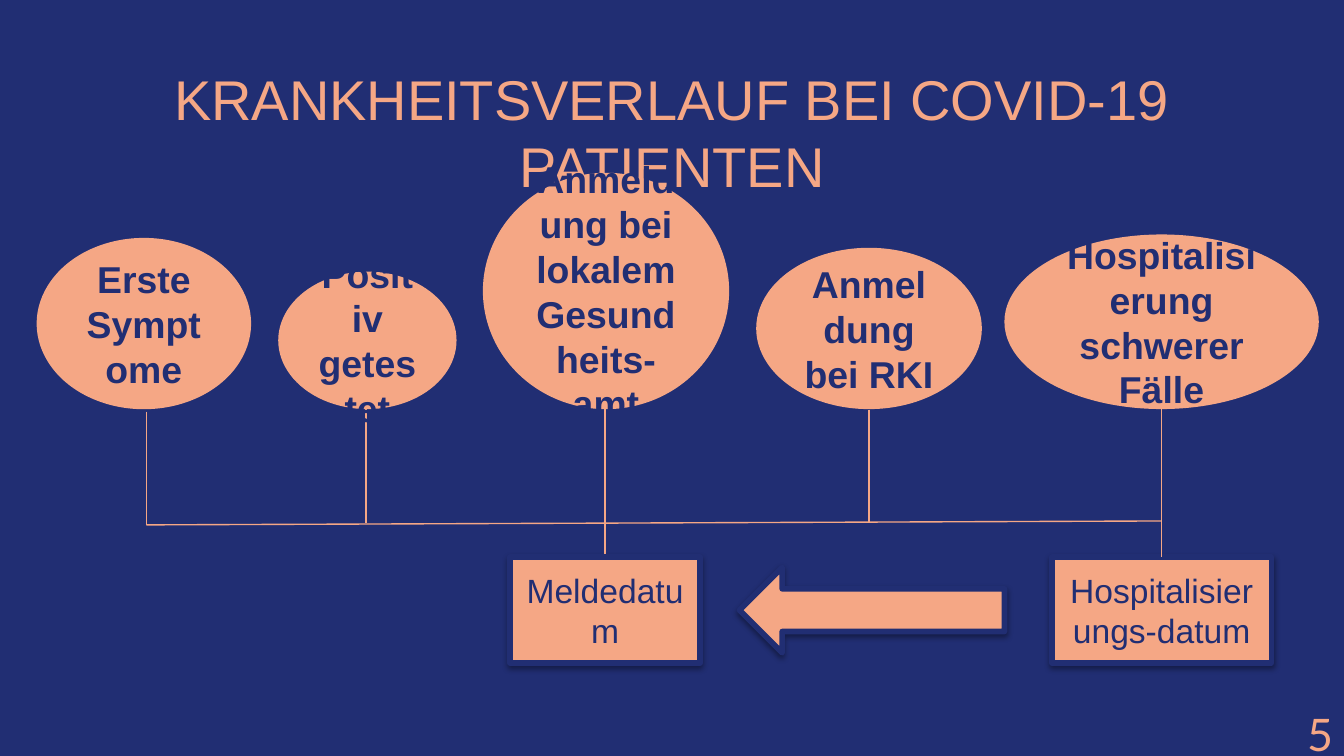
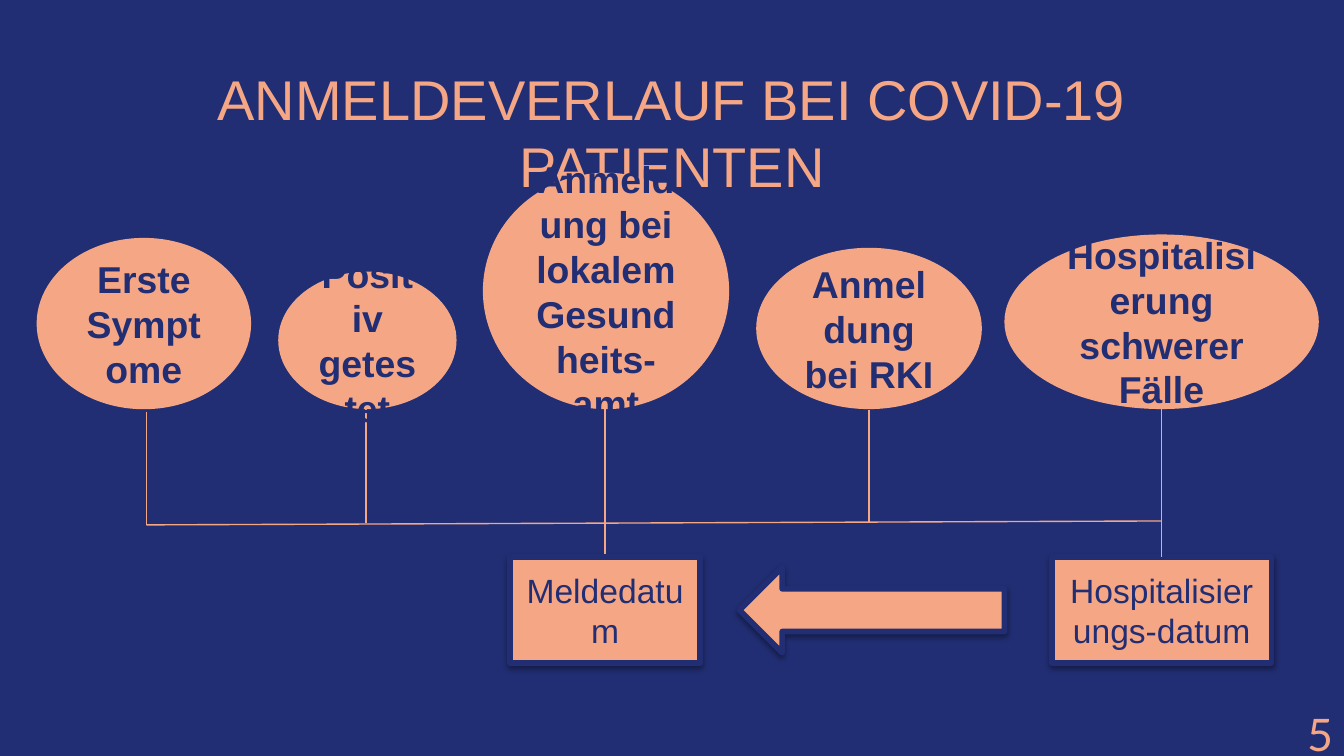
Before and after one commit to amarquard089/Covid19-Hospitalisierungsrate, a slide deck: slide 9 of Praesentation/COVID-19 Hospitalisierungsrate.pptx (slide 8 before the commit). Drawn at 1344x756 pixels with LibreOffice and Linux fonts; fonts in the diff are those of the drawing. Boxes give left, top, right and bottom in pixels: in the first picture for what was removed or moved away, otherwise in the second. Text is boxed around its words. In the diff, an @@ line names an element or a change of style, - is before the commit and + after.

```diff
--- a/Praesentation/COVID-19 Hospitalisierungsrate.pptx
+++ b/Praesentation/COVID-19 Hospitalisierungsrate.pptx
@@ title at (218,81,1125,197): text changed @@
-KRANKHEITSVERLAUF BEI COVID-19 PATIENTEN
+ANMELDEVERLAUF BEI COVID-19 PATIENTEN
```
Also in this commit, not shown: 5 other slides changed, 8 slides added, 5 slides removed, 20 other files.
